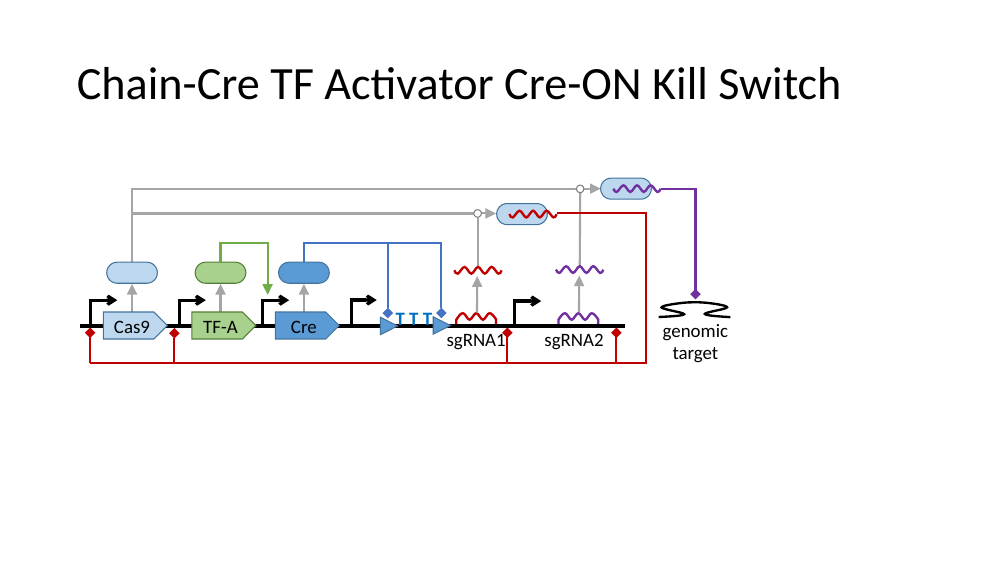
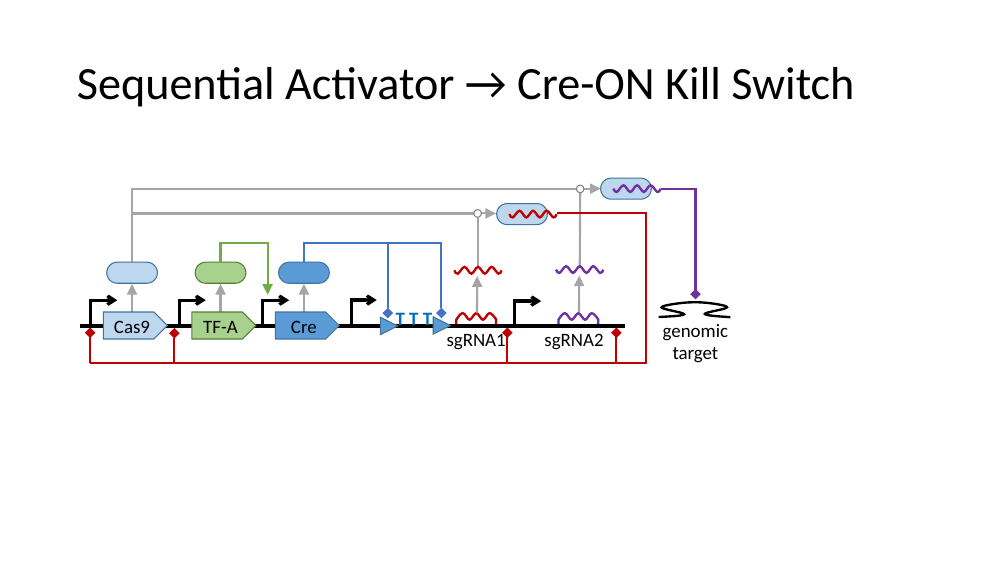
Before and after one commit to TASBE/CRISPR-safety-switches, a slide deck: slide 15 of paper_figures/sbolvisual/17 Combinations.pptx. Drawn at 1008x567 pixels with LibreOffice and Linux fonts; fonts in the diff are those of the drawing. Boxes give left, top, right and bottom in pixels: in the first picture for what was removed or moved away, otherwise in the second. Text is boxed around its words. In the diff, an @@ line names an element or a change of style, - is before the commit and + after.

Commit message:
Add all main-text figures

```diff
--- a/paper_figures/sbolvisual/17 Combinations.pptx
+++ b/paper_figures/sbolvisual/17 Combinations.pptx
@@ title at [77, 67, 854, 107]: text changed @@
-Chain-Cre TF Activator Cre-ON Kill Switch
+Sequential Activator → Cre-ON Kill Switch
```
Also in this commit, not shown: 3 other slides changed, 2 slides added, 8 slides removed.
